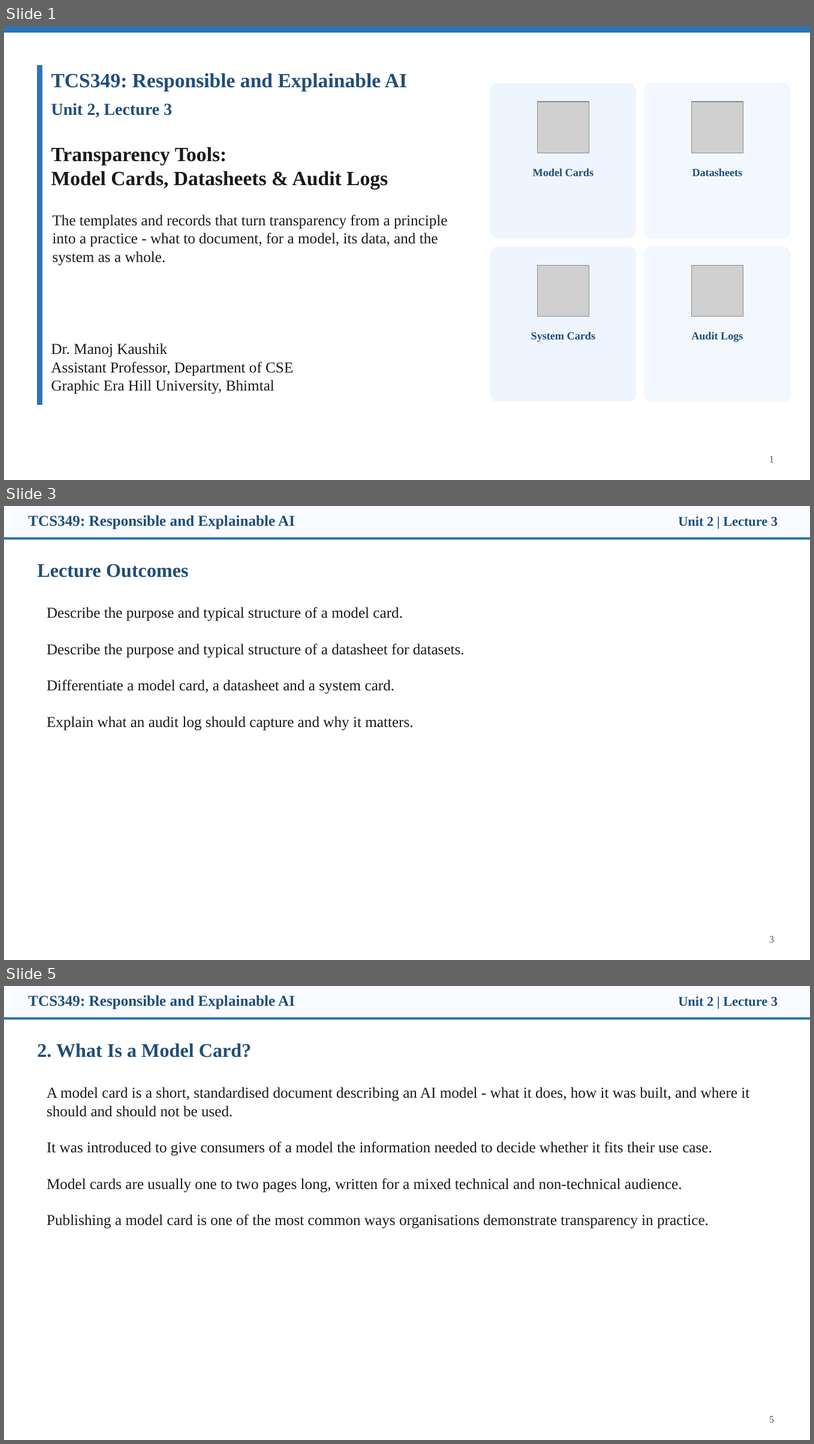
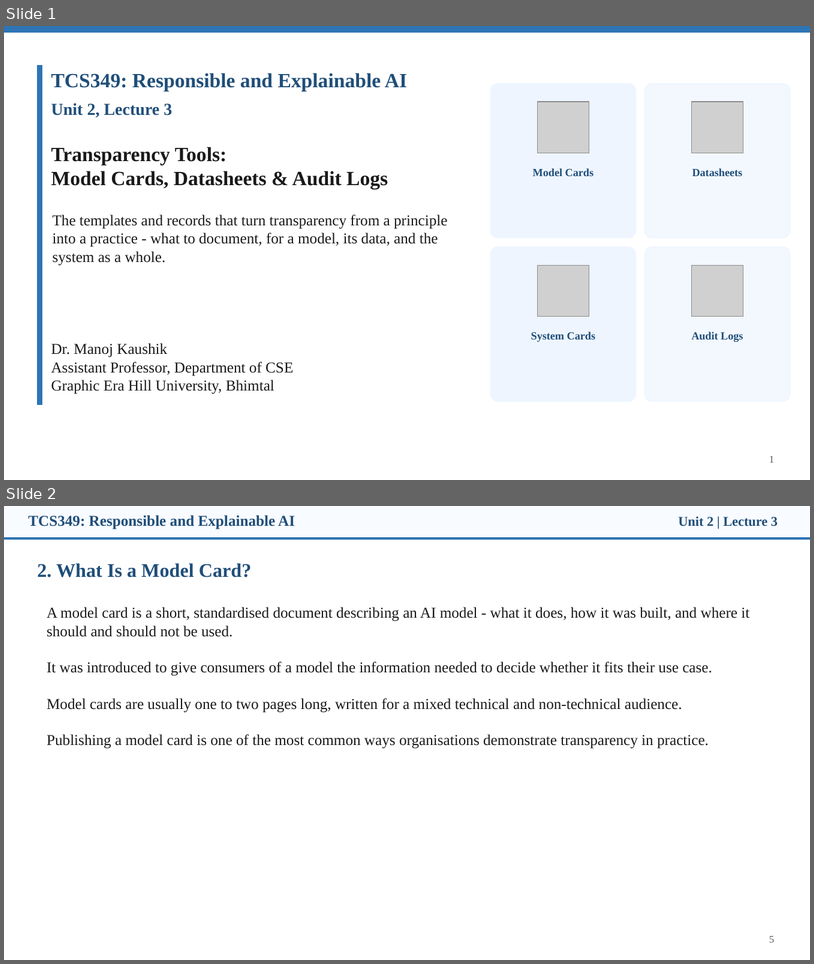
Before and after one commit to manojkaushik/manojkaushik.github.io, a slide deck: assets/TCS349/Unit-2/Lecture3_Transparency_Tools.pptx. Shown one above the other, each under a label of ours: slides 1, 3 and 5 before the commit, slides 1 and 2 after it; the slides between them are not shown. The pictures are 814x1444 and 814x964 pixels, drawn with LibreOffice and Linux fonts; fonts in the diff are those of the drawing; grey boxes stand for pictures. Boxes give left, top, right and bottom in pixels: in the first picture for what was removed or moved away, otherwise in the second. Text is boxed around its words. In the diff, an @@ line names an element or a change of style, - is before the commit and + after.

```diff
--- a/assets/TCS349/Unit-2/Lecture3_Transparency_Tools.pptx
+++ b/assets/TCS349/Unit-2/Lecture3_Transparency_Tools.pptx
@@ slide 3 removed at bbox=[4, 506, 810, 960], background #FFFFFF @@
@@ rectangle removed at bbox=[4, 506, 810, 539] @@
@@ text removed at bbox=[28, 515, 295, 529] @@
-TCS349: Responsible and Explainable AI
@@ text removed at bbox=[678, 516, 778, 526] @@
-Unit 2 | Lecture 3
@@ rectangle removed at bbox=[4, 537, 810, 539] @@
@@ text removed at bbox=[37, 564, 189, 577] @@
-Lecture Outcomes
@@ text removed at bbox=[47, 607, 465, 730] @@
-Describe the purpose and typical structure of a model card.
-Describe the purpose and typical structure of a datasheet for datasets.
-Differentiate a model card, a datasheet and a system card.
-Explain what an audit log should capture and why it matters.
@@ text removed at bbox=[770, 936, 774, 942] @@
-3
@@ what was slide 5 is now slide 2 @@
```
Also in this commit, not shown: 4 other slides removed, 15 other files.
